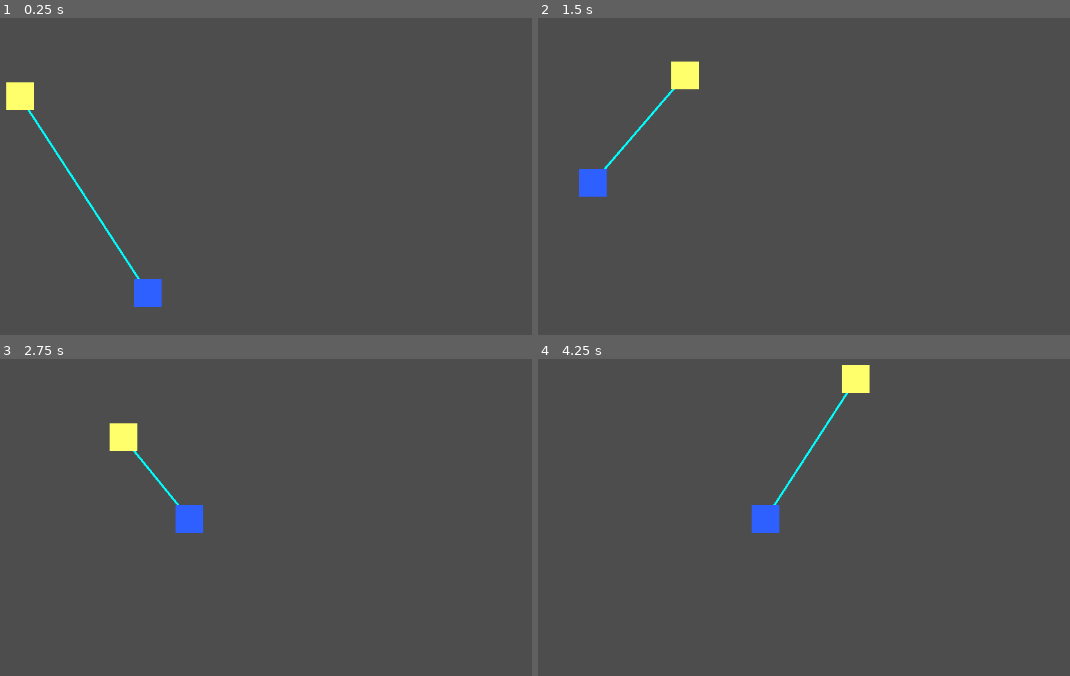
Above: before the commit, frames 1-4 (two rows, left to right).
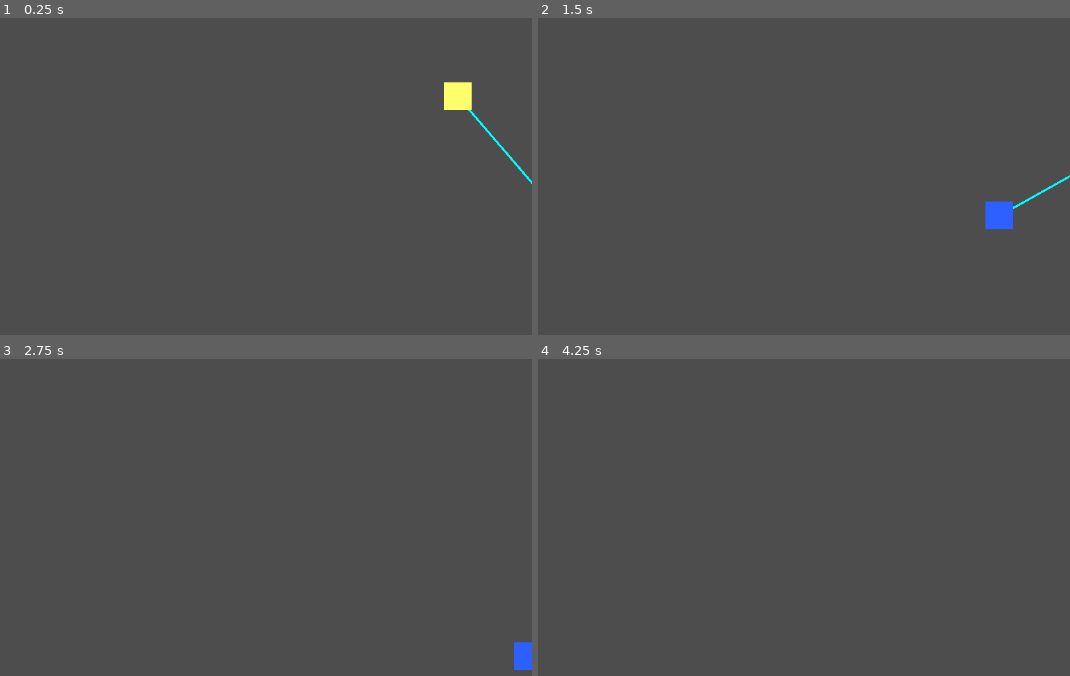
Above: after the commit, the same moments.

Repository: Bakwan-Company/Astro-Knot
Game: Godot game, scene res://levels/test_level/TestLevel.tscn
The game is run twice, just before and just after one commit, with the same random seed, the same clock (stepped at 60 frames per second) and the same inputs.
Inputs:
- Up to frame 1 (0.25 s): no input
- Up to frame 2 (1.5 s): hold Q (reel_in) 0.53-1.28 s; hold D (move_right) from 0.53 s (still down); tap Space (jump) at 0.77 s; tap E (reel_out) at 0.8, 1.35 s
- Up to frame 3 (2.75 s): tap Space (jump) at 1.52 s; tap Q (reel_in) at 1.55 s; release D (move_right) at 2.03 s; hold A (move_left) from 2.03 s (still down); hold Q (reel_in) from 2.03 s (still down); tap E (reel_out) at 2.3 s
- Up to frame 4 (4.25 s): release A (move_left) at 2.78 s; release Q (reel_in) at 2.78 s; hold D (move_right) from 2.78 s (still down); tap E (reel_out) at 2.85, 3.8 s; tap Space (jump) at 3.02, 3.77 s; tap Q (reel_in) at 3.05 s; hold Q (reel_in) from 3.53 s (still down)

The runs differ from the first frame. In frame 1, 1.9% of the frame differs, in the area x 1-100%, y 20-92%; in frame 2, 1.7%; in frame 3, 1.4%; in frame 4, 1.2%.

Commit message:
refactor: Refactor Core Rope Physics & Trampoline Effect

Diff:
--- a/entities/castor/Castor.tscn
+++ b/entities/castor/Castor.tscn
@@ -20,3 +20,7 @@
 
 [node name="RopeAnchor" type="Marker2D" parent="." unique_id=443895996]
 position = Vector2(20, 20.5)
+
+[node name="GroundCheck" type="RayCast2D" parent="." unique_id=1994394445]
+position = Vector2(20, 20)
+target_position = Vector2(0, 21)
--- a/entities/castor/castor.gd
+++ b/entities/castor/castor.gd
@@ -18,6 +18,7 @@
 
 	if direction:
 		velocity.x = direction * speed
+
 	else:
 		# move_toward memberikan efek deselerasi agar berhentinya tidak kaku
 		velocity.x = move_toward(velocity.x, 0, speed)
--- a/entities/pollux/Pollux.tscn
+++ b/entities/pollux/Pollux.tscn
@@ -22,4 +22,4 @@
 
 [node name="GroundCheck" type="RayCast2D" parent="." unique_id=687677612]
 position = Vector2(20, 20)
-target_position = Vector2(0, 20)
+target_position = Vector2(0, 21)
--- a/levels/test_level/TestLevel.tscn
+++ b/levels/test_level/TestLevel.tscn
@@ -10,10 +10,10 @@
 [node name="TestLevel" type="Node2D" unique_id=716274276]
 
 [node name="Castor" parent="." unique_id=975424275 instance=ExtResource("1_sjoxp")]
-position = Vector2(391, 200)
+position = Vector2(1020, 194)
 
 [node name="Pollux" parent="." unique_id=1878608427 instance=ExtResource("2_1qa4p")]
-position = Vector2(612, 509)
+position = Vector2(1304, 499)
 
 [node name="StaticBody2D" type="StaticBody2D" parent="." unique_id=1208445088]
 
--- a/systems/rope_system/rope_manager.gd
+++ b/systems/rope_system/rope_manager.gd
@@ -20,13 +20,26 @@
 	apply_solid_constraint(delta)
 
 func handle_reel_input(delta: float) -> void:
+	var c_ground = castor.get_node_or_null("GroundCheck")
+	var p_ground = pollux.get_node_or_null("GroundCheck")
+
+	var is_c_grounded = c_ground and c_ground.is_colliding()
+	var is_p_grounded = p_ground and p_ground.is_colliding()
+
 	if Input.is_action_pressed("reel_in"):
-		current_rope_length -= reel_speed * delta
+		# LOCK MEKANIK: DILARANG MANJAT
+		# Jika Pollux di lantai DAN Castor melayang, tali tidak boleh memendek!
+		if is_p_grounded and not is_c_grounded:
+			pass # Abaikan input, tali terkunci mati.
+		else:
+			current_rope_length -= reel_speed * delta
+
 	elif Input.is_action_pressed("reel_out"):
 		current_rope_length += reel_speed * delta
+
 	current_rope_length = clamp(current_rope_length, min_rope_length, max_rope_length)
 
-func apply_solid_constraint(_delta: float) -> void:
+func apply_solid_constraint(delta: float) -> void:
 	var c_pos = castor.global_position
 	var p_pos = pollux.global_position
 	var dist = c_pos.distance_to(p_pos)
@@ -37,57 +50,86 @@
 
 	# ==========================================
 	# MEKANIK HYBRID: TALI KENDOR vs PISTON
-	# Jika jarak robot merapat (error negatif), tali seharusnya kendor.
-	# Kita matikan fisika dorongan, KECUALI pemain sengaja menekan tombol dorong (reel_out).
 	# ==========================================
 	if error < 0 and not Input.is_action_pressed("reel_out"):
-		return # Berhenti di sini. Castor bebas bergerak mendekat, Pollux diam.
+		return # Tali kendor, biarkan karakter bebas bergerak.
 
 	var dir = c_pos.direction_to(p_pos)
-	var is_reeling_in = Input.is_action_pressed("reel_in")
-	var is_castor_anchored = castor.is_on_floor() or is_reeling_in or Input.is_action_pressed("reel_out")
 
-	var pollux_ground_check = pollux.get_node_or_null("GroundCheck")
+	# ==========================================
+	# SISTEM JANGKAR MURNI (RAYCAST)
+	# ==========================================
+	var c_ground = castor.get_node_or_null("GroundCheck")
+	var p_ground = pollux.get_node_or_null("GroundCheck")
+
+	var is_c_grounded = c_ground and c_ground.is_colliding()
+	var is_p_grounded = p_ground and p_ground.is_colliding()
+
+	var is_castor_anchored = false
 	var is_pollux_anchored = false
-	if pollux_ground_check and pollux_ground_check.is_colliding():
+
+	if is_c_grounded:
+		is_castor_anchored = true
+	elif is_p_grounded:
 		is_pollux_anchored = true
 
-	var pos_correction = clamp(error, -3.0, 3.0)
-
 	# ==========================================
-	# TAHAP 1: KOREKSI POSISI
+	# EKSEKUSI FISIKA BERDASARKAN STATUS JANGKAR
 	# ==========================================
 	if is_castor_anchored:
+		# --- SKENARIO 1: CASTOR JANGKAR (Narik/Dorong Pollux) ---
+		var pos_correction = clamp(error, -3.0, 3.0)
 		var move_pollux = -(dir * pos_correction)
+
+		# FIX DORONG KE ATAS: Pindahkan dorongan menjadi tolakan untuk Castor
 		if is_pollux_anchored and move_pollux.y > 0:
+			castor.global_position.y -= move_pollux.y
 			move_pollux.y = 0
+
 		pollux.global_position += move_pollux
+
+		var c_vel = castor.velocity
+		var p_vel = pollux.linear_velocity
+		var rel_vel = (p_vel - c_vel).dot(dir)
+		var vel_lambda = dir * (-rel_vel)
+
+		var apply_vel = vel_lambda
+
+		# FIX MOMENTUM KE ATAS: Berikan velocity lompatan ke Castor
+		if is_pollux_anchored and apply_vel.y > 0:
+			castor.velocity.y -= apply_vel.y
+			apply_vel.y = 0
+
+		pollux.linear_velocity += apply_vel
+
 	elif is_pollux_anchored:
+		# --- SKENARIO 2: POLLUX JANGKAR (Castor Berayun Pendulum) ---
+		var pos_correction = clamp(error, -5.0, 5.0)
 		castor.global_position += dir * pos_correction
+
+		# Update ulang arah tali agar tidak nyangkut di titik terendah
+		dir = castor.global_position.direction_to(pollux.global_position)
+
+		# Fisika Pendulum Murni (Spider-Man Slide)
+		var tangent = dir.orthogonal()
+		var swing_speed = castor.velocity.dot(tangent)
+		castor.velocity = tangent * swing_speed
+
+		# Obat Energi Bocor (Momentum Boost)
+		if abs(swing_speed) > 10.0:
+			castor.velocity *= 1.008
+
 	else:
+		# --- SKENARIO 3: DUA-DUANYA MELAYANG (Tarik-Menarik 50:50) ---
+		var pos_correction = clamp(error, -3.0, 3.0)
 		castor.global_position += dir * (pos_correction * 0.5)
 		pollux.global_position -= dir * (pos_correction * 0.5)
 
-	c_pos = castor.global_position
-	p_pos = pollux.global_position
-	dir = c_pos.direction_to(p_pos)
+		var c_vel = castor.velocity
+		var p_vel = pollux.linear_velocity
+		var rel_vel = (p_vel - c_vel).dot(dir)
+		var vel_lambda = dir * (-rel_vel)
 
-	var c_vel = castor.velocity
-	var p_vel = pollux.linear_velocity
-	var rel_vel = (p_vel - c_vel).dot(dir)
-	var vel_lambda = dir * (-rel_vel)
-
-	# ==========================================
-	# TAHAP 2: KOREKSI KECEPATAN
-	# ==========================================
-	if is_castor_anchored:
-		var apply_vel = vel_lambda
-		if is_pollux_anchored and apply_vel.y > 0:
-			apply_vel.y = 0
-		pollux.linear_velocity += apply_vel
-	elif is_pollux_anchored:
-		castor.velocity -= vel_lambda
-	else:
 		castor.velocity -= vel_lambda * 0.5
 		pollux.linear_velocity += vel_lambda * 0.5
 
